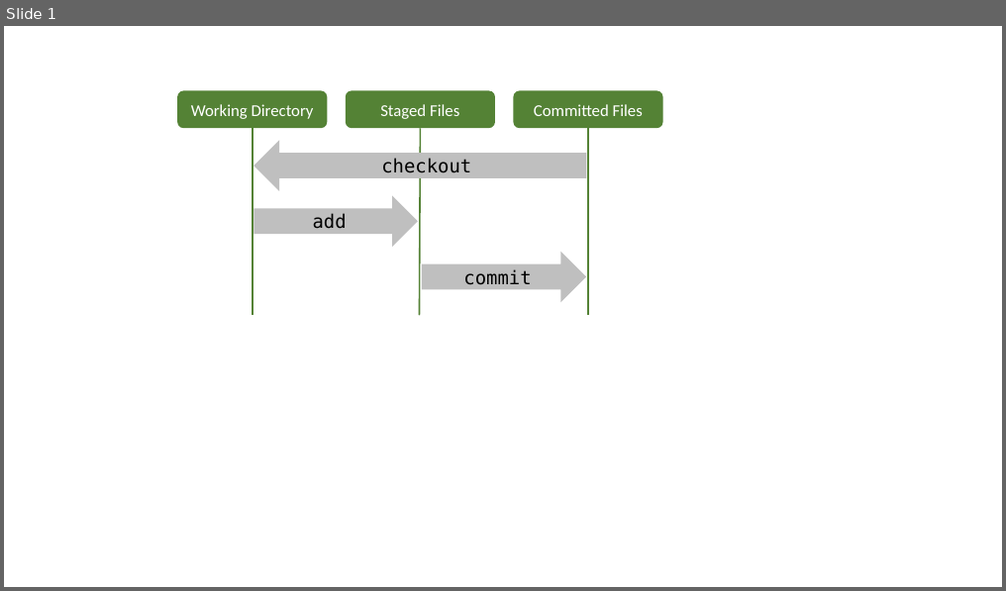
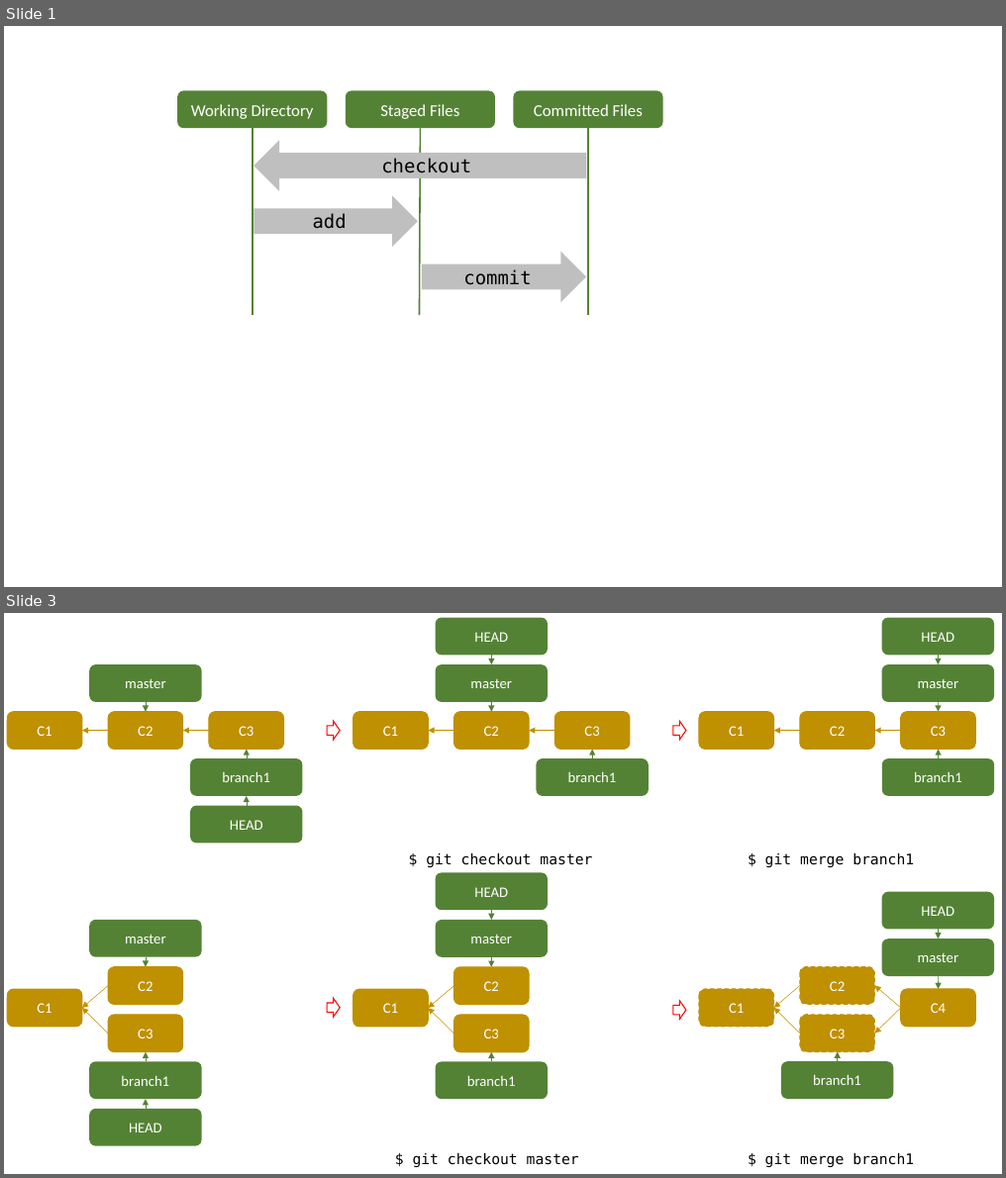
Before and after one commit to K1-ZR/practice-git, a slide deck: images/images.pptx. Shown one above the other, each under a label of ours: slide 1 before the commit, slides 1 and 3 after it; the slides between them are not shown. The pictures are 1006x591 and 1006x1178 pixels, drawn with LibreOffice and Linux fonts; fonts in the diff are those of the drawing. Boxes give left, top, right and bottom in pixels: in the first picture for what was removed or moved away, otherwise in the second. Text is boxed around its words. In the diff, an @@ line names an element or a change of style, - is before the commit and + after.

```diff
--- a/images/images.pptx
+++ b/images/images.pptx
@@ slide 3 added at <box>4,613,1002,1174</box>, background #FFFFFF @@
@@ group added at <box>7,664,303,843</box>: 6 rounded rectangles, 5 arrows @@
+master
+C1
+C2
+HEAD
+branch1
+C3
@@ right arrow added at <box>327,721,340,740</box>, outline #FF0000 1 pt @@
@@ group added at <box>353,618,648,796</box>: 6 rounded rectangles, 5 arrows @@
+master
+C1
+C2
+HEAD
+branch1
+C3
@@ right arrow added at <box>673,721,686,740</box>, outline #FF0000 1 pt @@
@@ group added at <box>699,618,994,796</box>: 6 rounded rectangles, 5 arrows @@
+master
+C1
+C2
+HEAD
+branch1
+C3
@@ text added at <box>426,853,592,867</box>, 14 pt, text #000000 @@
+$ git checkout master
@@ text added at <box>765,853,914,867</box>, 14 pt, text #000000 @@
+$ git merge branch1
@@ rounded rectangle added at <box>882,892,994,930</box>, fill #548235, 14 pt, text #FFFFFF @@
+HEAD
@@ arrow added from (939, 930) to (939, 940), #548235 0.5 pt @@
@@ rounded rectangle added at <box>800,967,874,1004</box>, fill #BF9000, outline #BF9000 1 pt dashed, 14 pt, text #FFFFFF @@
+C2
@@ rounded rectangle added at <box>882,940,994,977</box>, fill #548235, 14 pt, text #FFFFFF @@
+master
@@ group added at <box>7,920,202,1147</box>: 6 rounded rectangles, 5 arrows @@
+master
+C1
+HEAD
+branch1
+C3
+C2
@@ right arrow added at <box>327,998,340,1017</box>, outline #FF0000 1 pt @@
@@ group added at <box>353,872,548,1100</box>: 6 rounded rectangles, 5 arrows @@
+master
+C1
+HEAD
+branch1
+C3
+C2
@@ rounded rectangle added at <box>699,989,774,1027</box>, fill #BF9000, outline #BF9000 1 pt dashed, 14 pt, text #FFFFFF @@
+C1
@@ arrow added from (800, 986) to (774, 1008), #BF9000 0.5 pt @@
@@ arrow added from (901, 1008) to (874, 986), #BF9000 0.5 pt @@
@@ rounded rectangle added at <box>901,989,976,1027</box>, fill #BF9000, outline #BF9000 1 pt, 14 pt, text #FFFFFF @@
+C4
@@ arrow added from (939, 977) to (939, 989), #548235 0.5 pt @@
@@ right arrow added at <box>673,1001,686,1020</box>, outline #FF0000 1 pt @@
@@ arrow added from (800, 1034) to (774, 1008), #BF9000 0.5 pt @@
@@ rounded rectangle added at <box>800,1015,874,1053</box>, fill #BF9000, outline #BF9000 1 pt dashed, 14 pt, text #FFFFFF @@
+C3
@@ arrow added from (901, 1008) to (874, 1034), #BF9000 0.5 pt @@
@@ arrow added from (838, 1062) to (838, 1053), #548235 0.5 pt @@
@@ rounded rectangle added at <box>781,1062,893,1100</box>, fill #548235, 14 pt, text #FFFFFF @@
+branch1
@@ text added at <box>413,1153,579,1167</box>, 14 pt, text #000000 @@
+$ git checkout master
@@ text added at <box>765,1153,914,1167</box>, 14 pt, text #000000 @@
+$ git merge branch1
```
Also in this commit, not shown: 1 slide changed, 3 other files.
